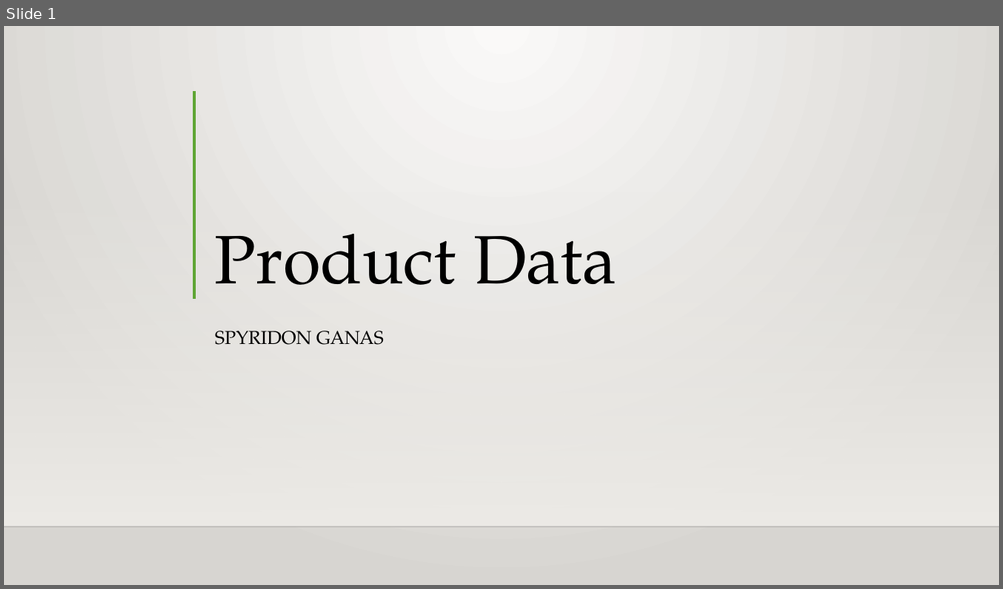
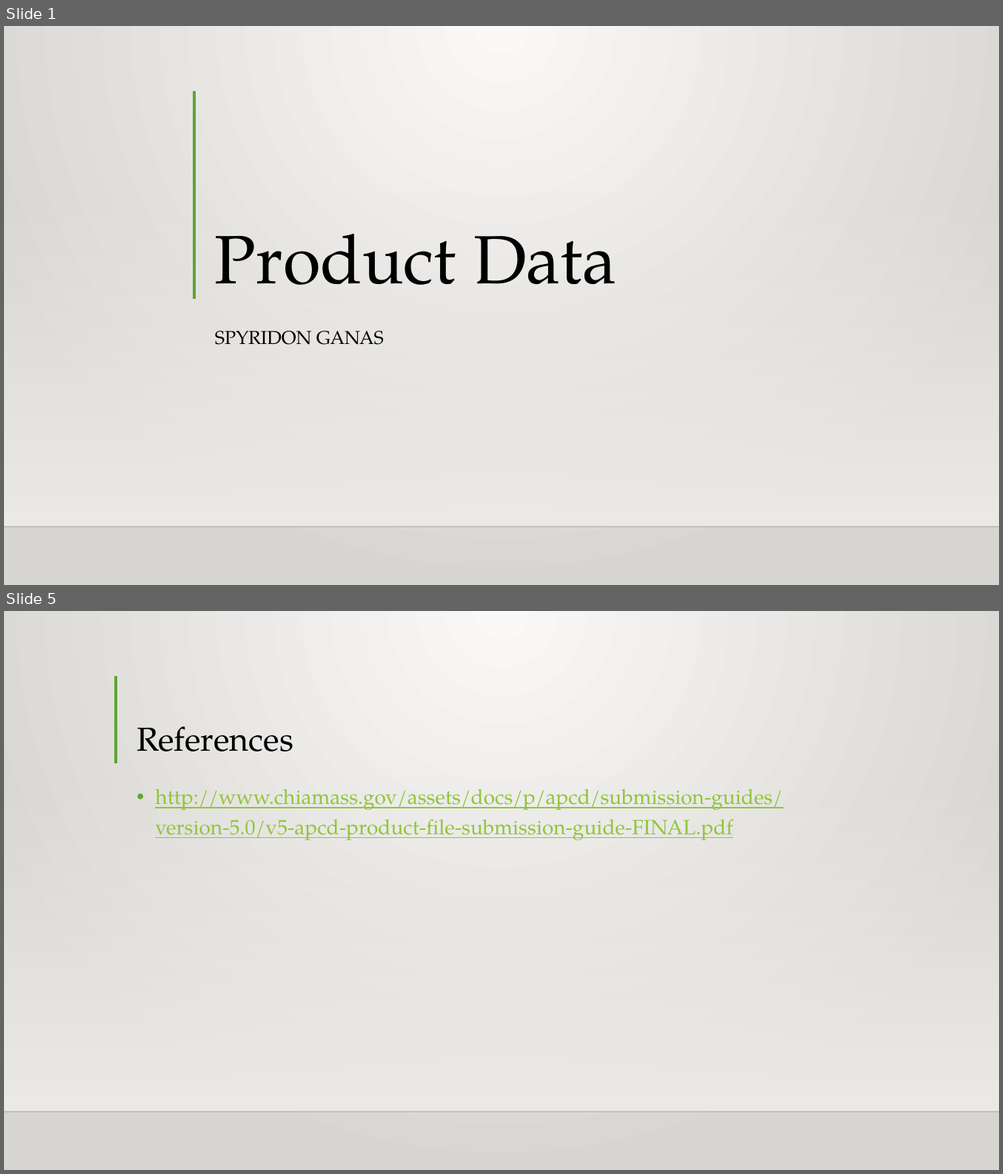
Before and after one commit to Intro-to-APCD/Intro-to-APCD.github.io, a slide deck: PowerPoints/Phase 2 - Overview/005 An Overview of Product Data.pptx. Shown one above the other, each under a label of ours: slide 1 before the commit, slides 1 and 5 after it; the slides between them are not shown. The pictures are 1003x589 and 1003x1174 pixels, drawn with LibreOffice and Linux fonts; fonts in the diff are those of the drawing; background and template pictures are left out. Boxes give left, top, right and bottom in pixels: in the first picture for what was removed or moved away, otherwise in the second. Text is boxed around its words. In the diff, an @@ line names an element or a change of style, - is before the commit and + after.

Commit message:
completed the product powerpoint slides

```diff
--- a/PowerPoints/Phase 2 - Overview/005 An Overview of Product Data.pptx
+++ b/PowerPoints/Phase 2 - Overview/005 An Overview of Product Data.pptx
@@ slide 5 added at bbox=[4, 611, 999, 1170], background gradient #FAFAF9 to #D7D5D2; not listed: 2 template elements that a slide beside it also shows @@
@@ line added from (116, 676) to (116, 763), #5FA534 3 pt @@
@@ title added at bbox=[136, 726, 293, 752], 32 pt, text #000000 @@
+References
@@ text added at bbox=[155, 789, 782, 840], 20 pt, text #8FC639, underline @@
+• http://www.chiamass.gov/assets/docs/p/apcd/submission-guides/version-5.0/v5-apcd-product-file-submission-guide-FINAL.pdf
```
Also in this commit, not shown: 3 other slides added, 4 slides removed.
